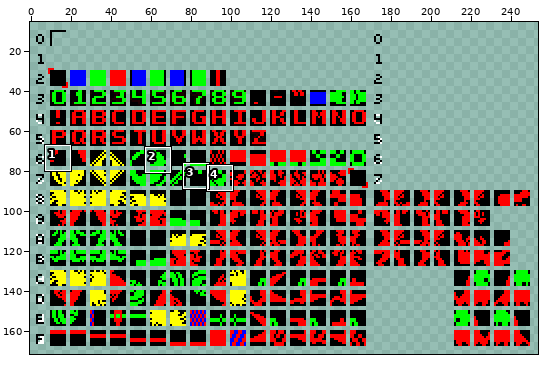
File history of a sprite sheet, SpriteRotate/newtiles.png. The picture above shows the old version from afar; the outline marks the close-up.
Close-up. Before the edit:
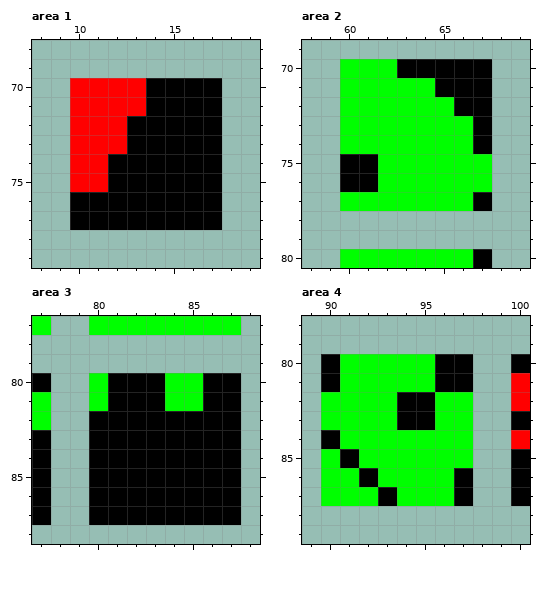
The file is 258x178 pixels. Pixels under 10% opacity are left out. Colours within 5 levels of each other are drawn and written as one. Shown: area 1: x 8..19, y 68..79; area 2: x 58..69, y 69..80; area 3: x 77..88, y 77..88; area 4: x 89..100, y 78..89. The wide view leaves out empty margins. The commit also changed other parts of the picture, which this record leaves out.
After the commit:
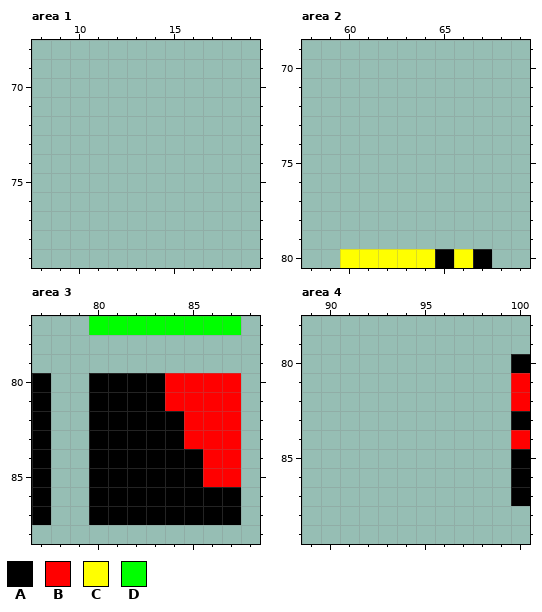
Palette (. is transparent): A #000000  B #ff0000  C #ffff00  D #00ff00
The edit:
Area 1:
y 70..71: x 10..17 BBBBAAAA -> ........
y 72..73: x 10..17 BBBAAAAA -> ........
y 74..75: x 10..17 BBAAAAAA -> ........
y 76..77: x 10..17 AAAAAAAA -> ........
Area 2:
y 70: x 60..67 DDDAAAAA -> ........
y 71: x 60..67 DDDDDAAA -> ........
y 72: x 60..67 DDDDDDAA -> ........
y 73..74: x 60..67 DDDDDDDA -> ........
y 75..76: x 60..67 AADDDDDD -> ........
y 77: x 60..67 DDDDDDDA -> ........
y 80: x 60..66 DDDDDDD -> CCCCCAC
Area 3:
y 77: x 77 D -> .
y 80: x 80 D -> A; x 84..87 DDAA -> BBBB
y 81: x 77 D -> A; x 80 D -> A; x 84..87 DDAA -> BBBB
y 82: x 77 D -> A; x 85..87 AAA -> BBB
y 83: x 85..87 AAA -> BBB
y 84..85: x 86..87 AA -> BB
Area 4:
y 80..81: x 90..97 ADDDDDAA -> ........
y 82..83: x 90..97 DDDDAADD -> ........
y 84: x 90..97 ADDDDDDD -> ........
y 85: x 90..97 DADDDDDD -> ........
y 86: x 90..97 DDADDDDA -> ........
y 87: x 90..97 DDDADDDA -> ........
